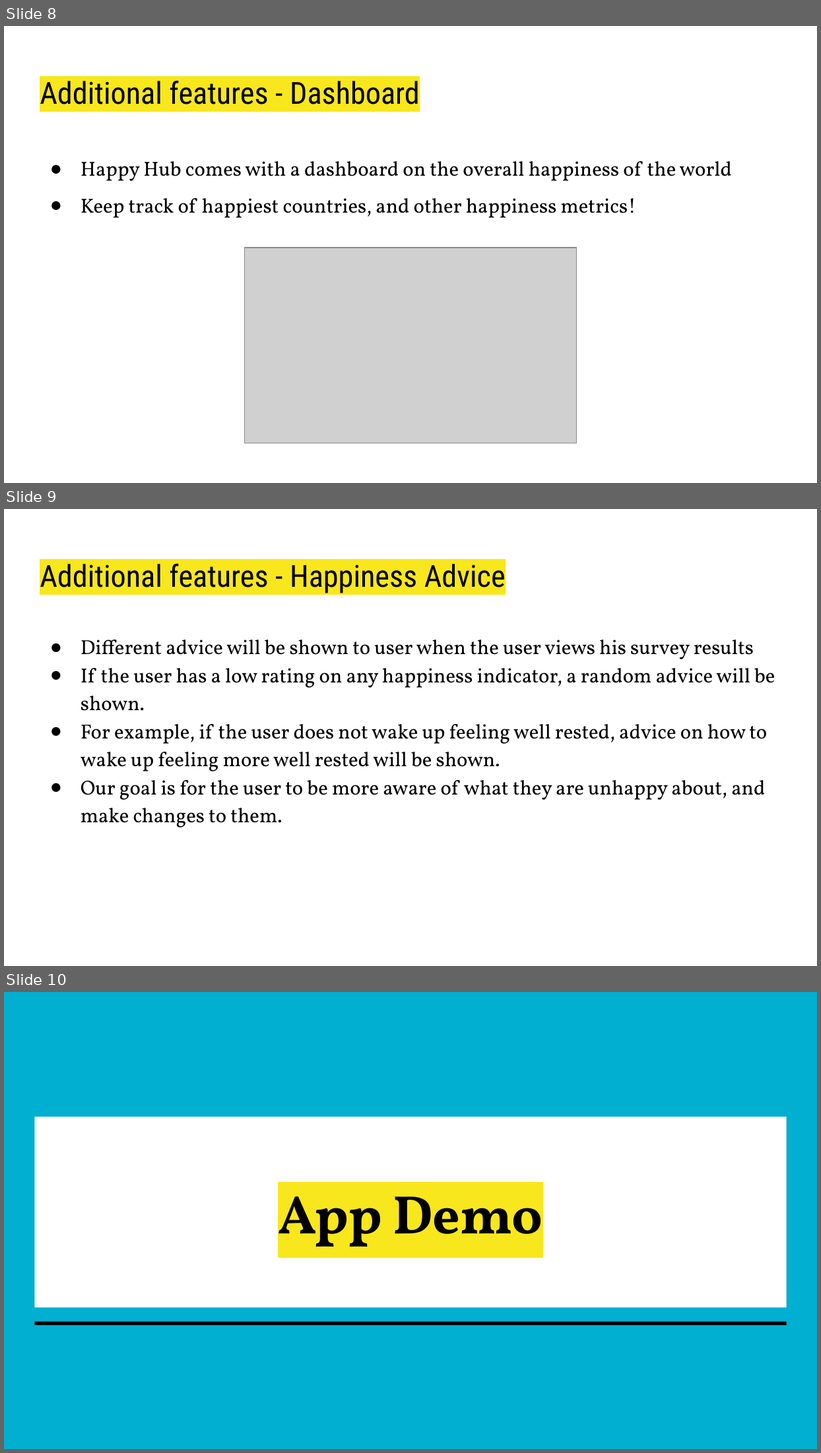
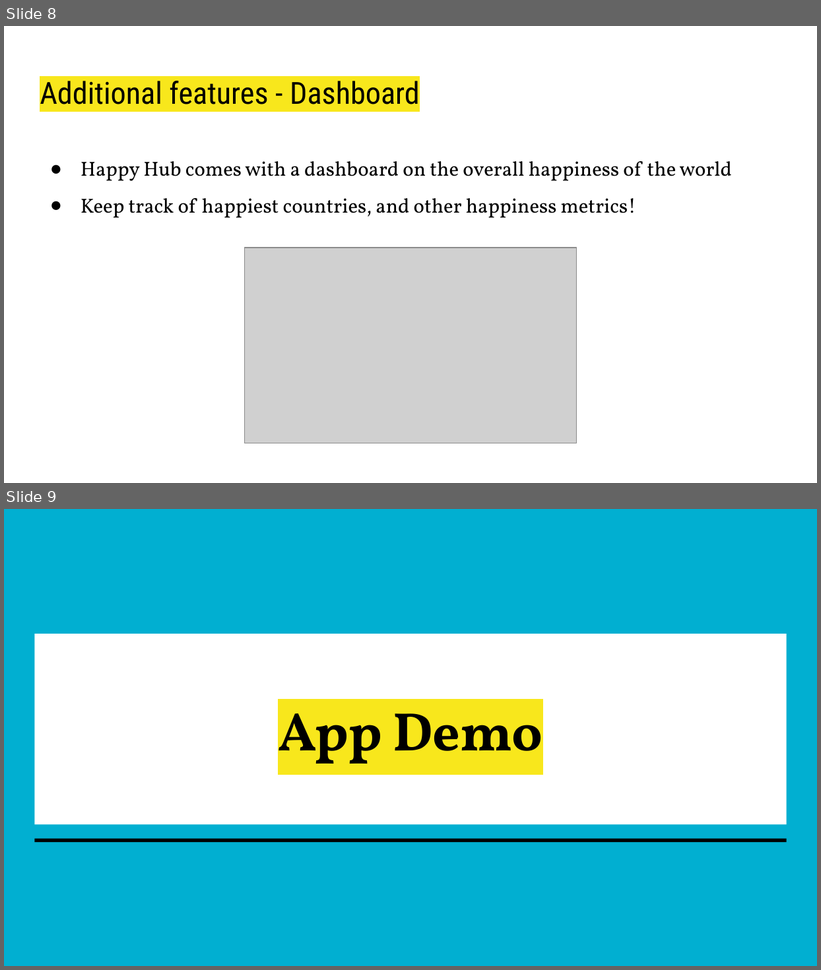
Before and after one commit to kaya0910/INF2003_13, a slide deck: docs/INF2003_Group13_Slides.pptx. Shown one above the other, each under a label of ours: slides 8, 9 and 10 before the commit, slides 8 and 9 after it. The pictures are 821x1453 and 821x970 pixels, drawn with LibreOffice and Linux fonts; fonts in the diff are those of the drawing; grey boxes stand for pictures. Boxes give left, top, right and bottom in pixels: in the first picture for what was removed or moved away, otherwise in the second. Text is boxed around its words. In the diff, an @@ line names an element or a change of style, - is before the commit and + after.

```diff
--- a/docs/INF2003_Group13_Slides.pptx
+++ b/docs/INF2003_Group13_Slides.pptx
@@ slide 9 removed at (x1=4, y1=509, x2=817, y2=966), background #FFFFFF @@
@@ title removed at (x1=40, y1=564, x2=506, y2=593) @@
-Additional features - Happiness Advice
@@ text removed at (x1=81, y1=640, x2=775, y2=828) @@
-● Different advice will be shown to user when the user views his survey results
-● If the user has a low rating on any happiness indicator, a random advice will be shown.
-● For example, if the user does not wake up feeling well rested, advice on how to wake up feeling more well rested will be shown.
-● Our goal is for the user to be more aware of what they are unhappy about, and make changes to them.
@@ what was slide 10 is now slide 9 @@
```
Also in this commit, not shown: 1 other file.
